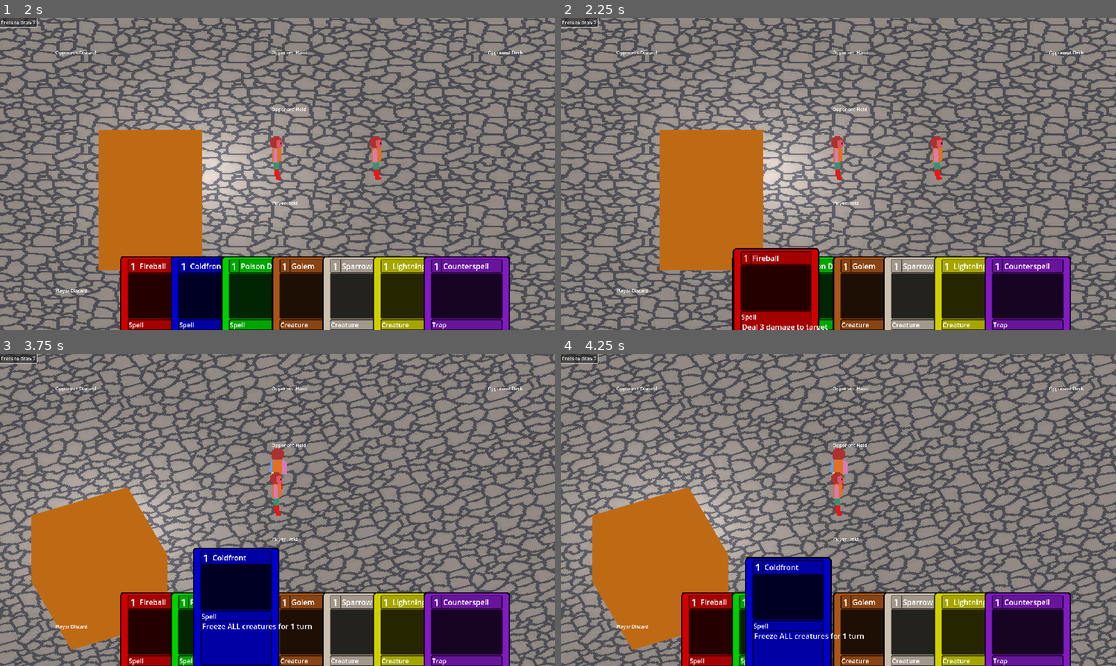
Above: before the commit, frames 1-4 (two rows, left to right).
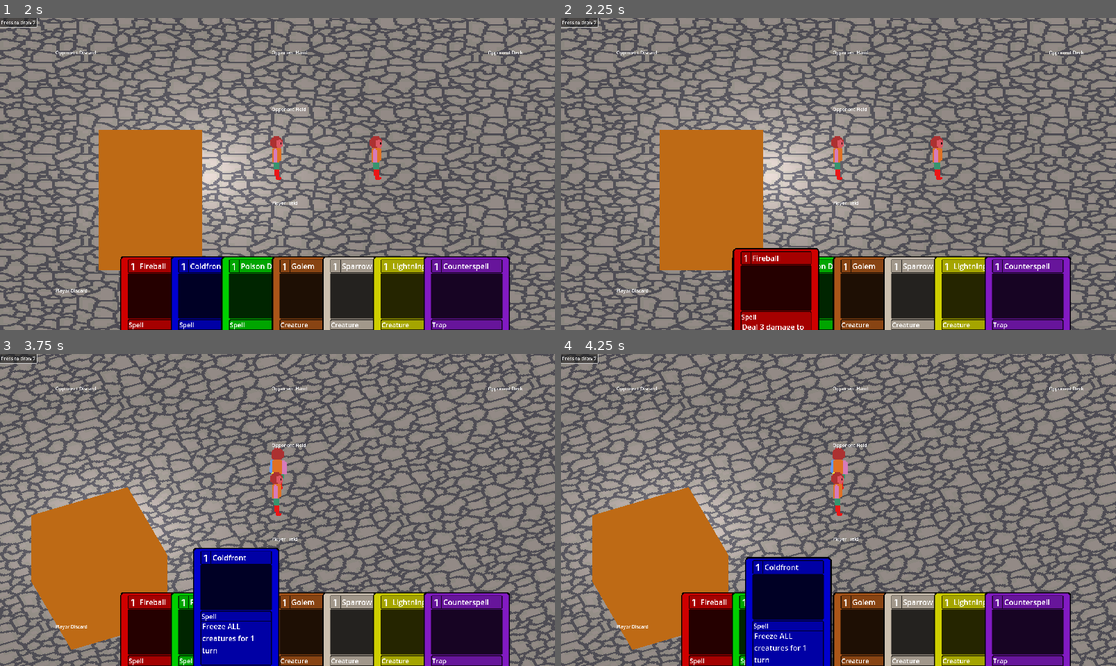
Above: after the commit, the same moments.

Repository: nathanbaney/cardgame
Game: Godot game, scene res://scenes/main.tscn
Same seed, same stepped clock (60 frames per second), same inputs: the game is played once before the commit and once after it.
Inputs (mouse positions are in pixels of both pictures, inside the frame that each line leads up to):
- Up to frame 1 (2 s): click "Press to draw 7" at 0.5 s; drag from (122, 255) to (333, 105) at 1.27 s
- Up to frame 2 (2.25 s): tap Enter at 2 s; drag from (733, 255) to (810, 236) at 2.02 s
- Up to frame 3 (3.75 s): move the mouse to (222, 591) at 2.77 s; hold D (right) 2.78-3.5 s; hold E (cameraCCW) 2.78-3.5 s; click (222, 591) at 2.92 s; drag from (271, 591) to (111, 463) at 3.52 s
- Up to frame 4 (4.25 s): no input

Frame 1 is identical in both runs. In frame 2, less than 0.1% of the frame differs, in the area x 44-49%, y 98-100%; in frame 3, 0.2%, in the area x 36-57%, y 86-96%; in frame 4, 0.2%.

Commit message:
Fixed card effect label autowrap

Diff:
--- a/project.godot
+++ b/project.godot
@@ -19,6 +19,7 @@
 
 window/size/viewport_width=1920
 window/size/viewport_height=1080
+window/size/mode=3
 window/size/resizable=false
 window/vsync/vsync_mode=0
 
--- a/scenes/cards/trading_card.tscn
+++ b/scenes/cards/trading_card.tscn
@@ -49,6 +49,7 @@
 Default Effect
 Default Effect
 Default Effect"
+autowrap_mode = 3
 
 [node name="CostLabel" type="Label" parent="FrontFace"]
 layout_mode = 0
